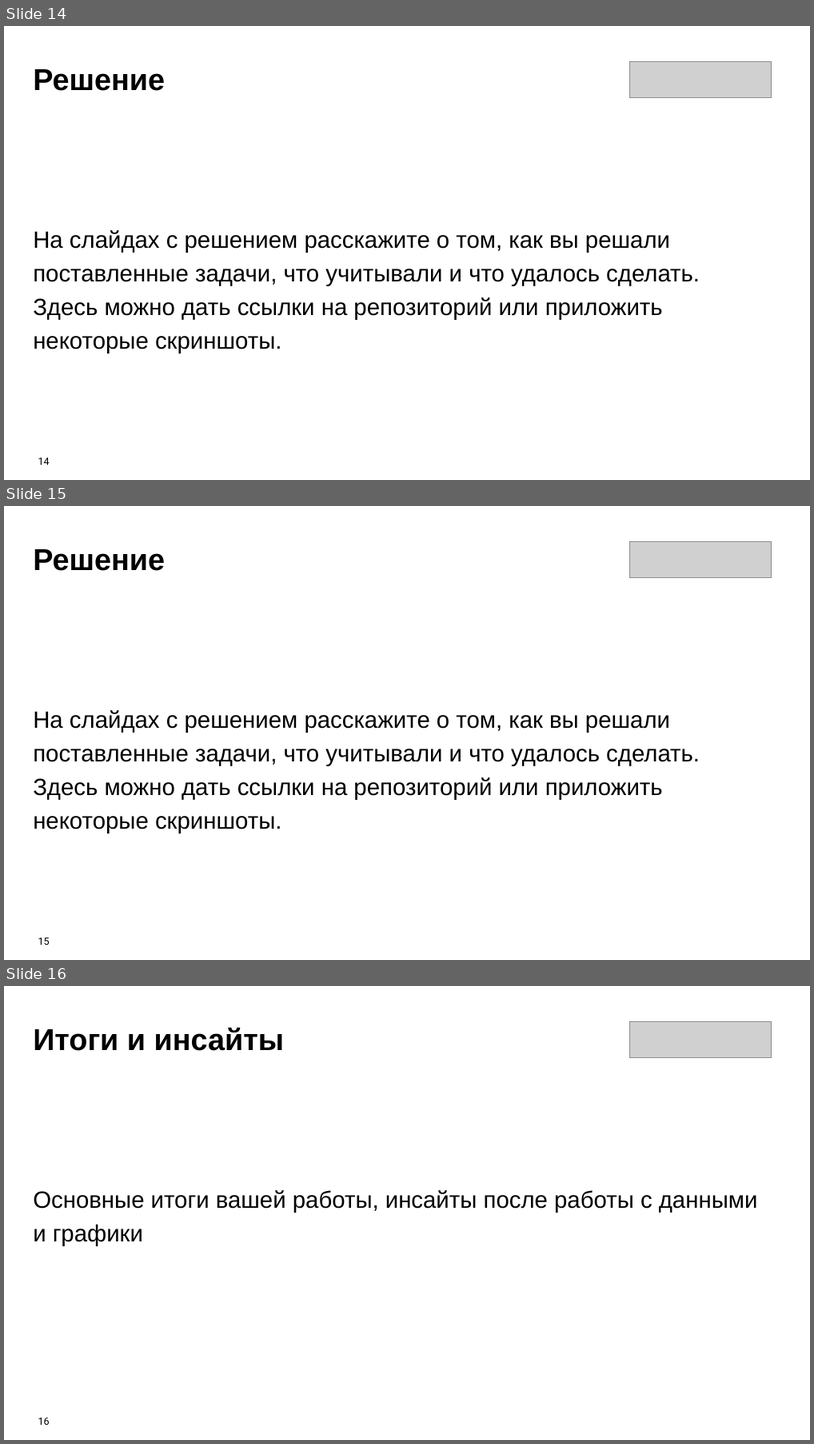
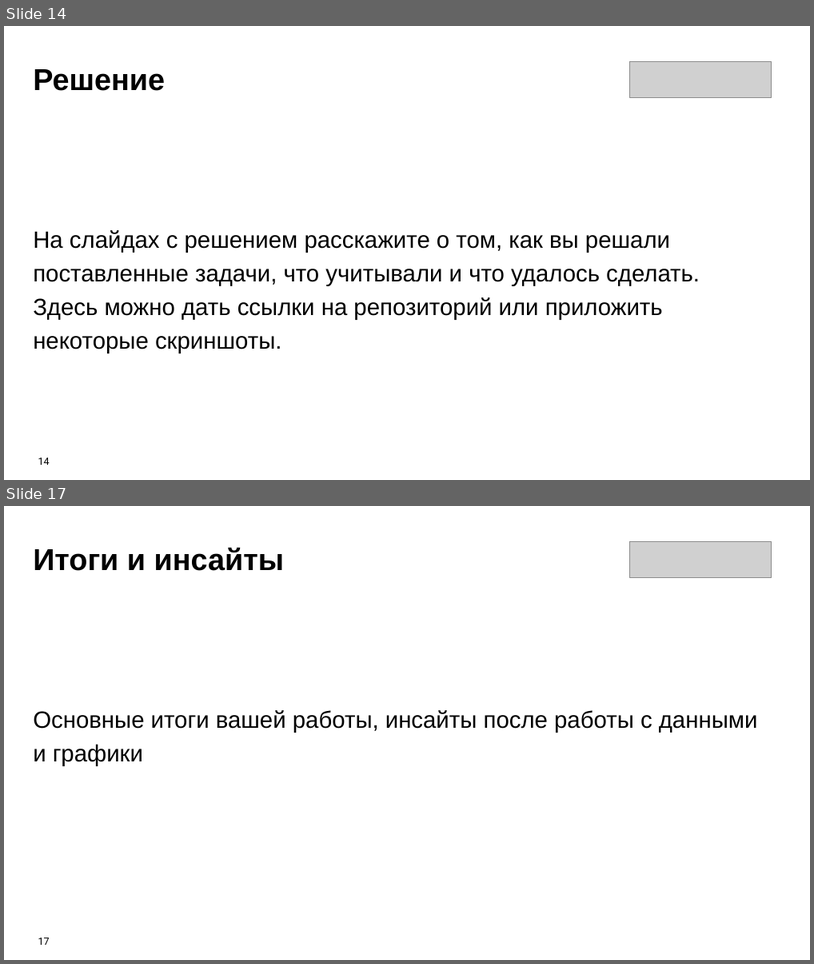
Before and after one commit to Olmeor/Data-engineer_Rostelecom_programming_school, a slide deck: Сertification/presentation.pptx. Shown one above the other, each under a label of ours: slides 14, 15 and 16 before the commit, slides 14 and 17 after it; the slides between them are not shown. The pictures are 814x1444 and 814x964 pixels, drawn with LibreOffice and Linux fonts; fonts in the diff are those of the drawing; grey boxes stand for pictures. Boxes give left, top, right and bottom in pixels: in the first picture for what was removed or moved away, otherwise in the second. Text is boxed around its words. In the diff, an @@ line names an element or a change of style, - is before the commit and + after.

```diff
--- a/Сertification/presentation.pptx
+++ b/Сertification/presentation.pptx
@@ slide 15 removed at box(4, 506, 810, 960), background #FFFFFF @@
@@ text removed at box(33, 549, 165, 571) @@
-Решение
@@ picture removed at box(630, 541, 771, 577) @@
@@ text removed at box(33, 710, 700, 833) @@
-На слайдах с решением расскажите о том, как вы решали поставленные задачи, что учитывали и что удалось сделать. Здесь можно дать ссылки на репозиторий или приложить некоторые скриншоты.
@@ page number removed at box(38, 937, 50, 944) @@
-15
@@ what was slide 16 is now slide 17 @@
@@ page number at box(38, 937, 50, 944): text changed @@
-16
+17
```
Also in this commit, not shown: 2 slides changed, 2 slides added.
